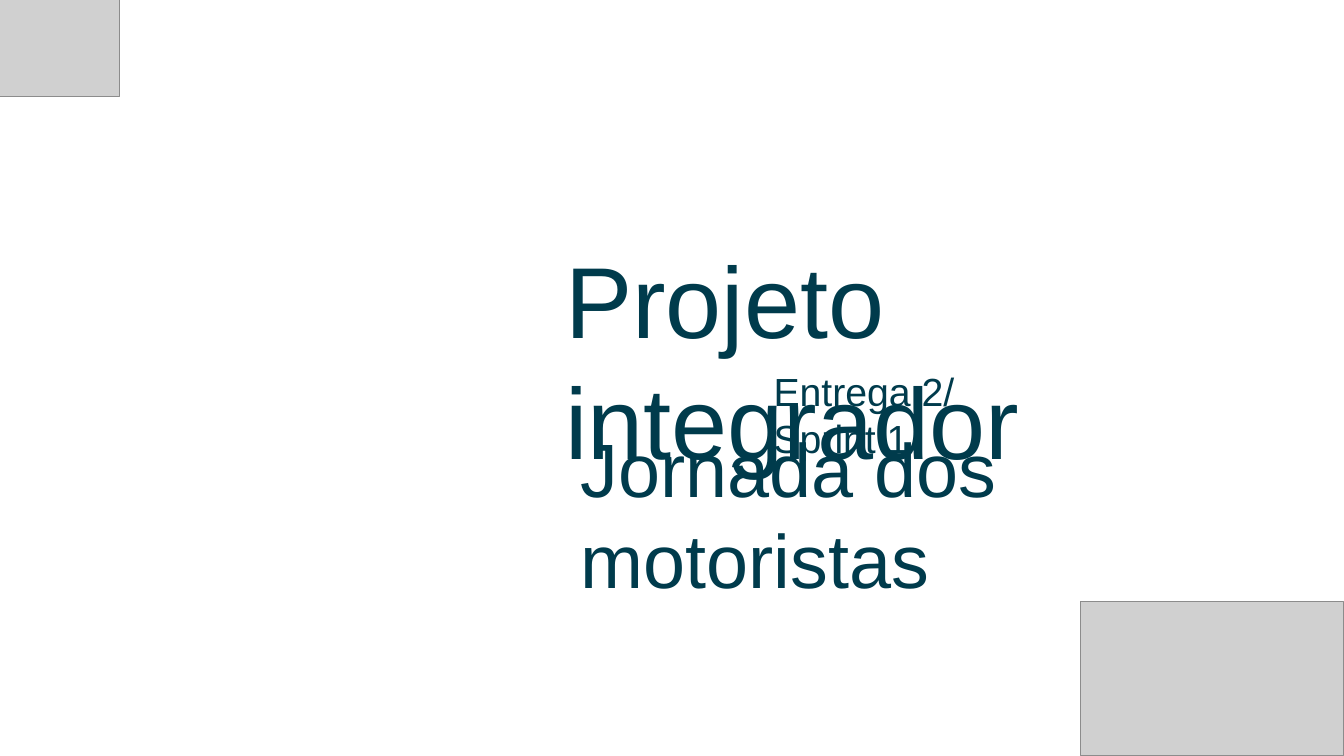
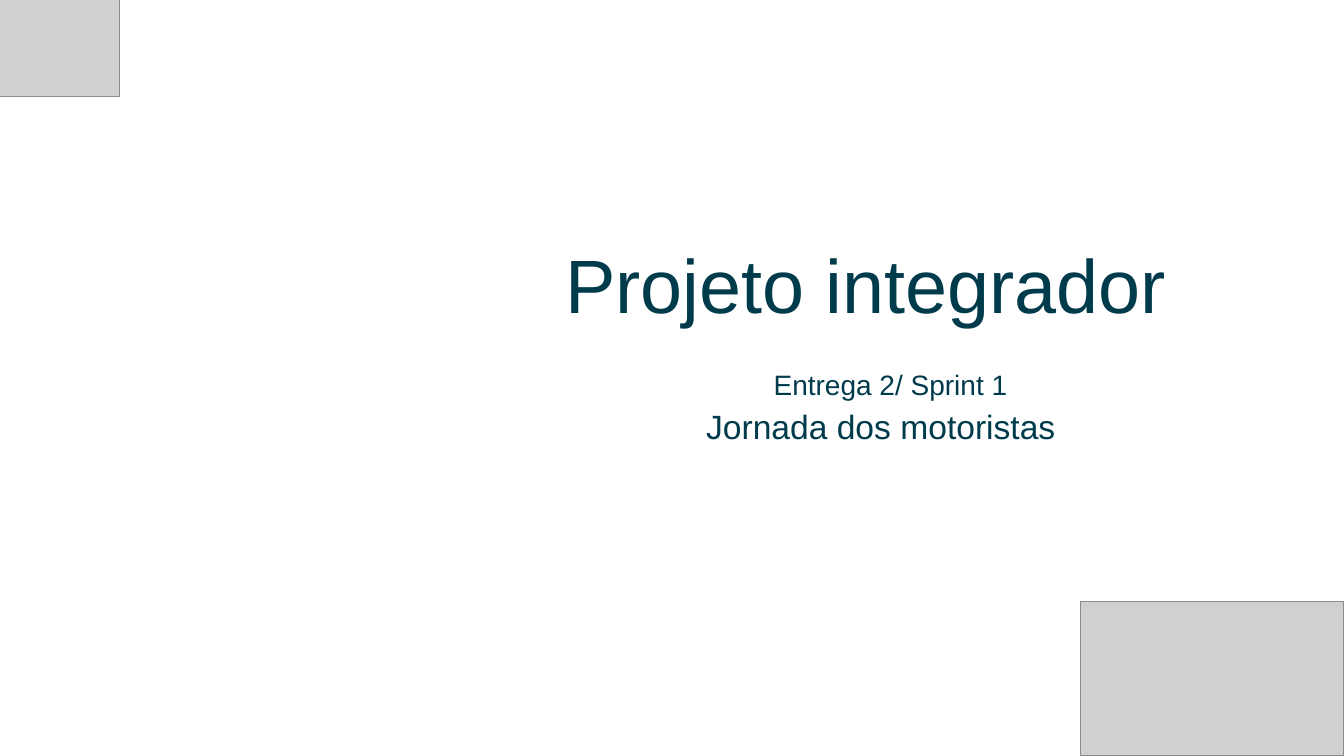
Before and after one commit to Syank/PI-JornadaDeMotoristas, a slide deck: slide 1 of doc/apresentacao_entrega_2/slides_apresentacao_2 PI.pptx. Drawn at 1344x756 pixels with LibreOffice and Linux fonts; fonts in the diff are those of the drawing; grey boxes stand for pictures; background and template pictures are left out. Boxes give left, top, right and bottom in pixels: in the first picture for what was removed or moved away, otherwise in the second. Text is boxed around its words. In the diff, an @@ line names an element or a change of style, - is before the commit and + after.

```diff
--- a/doc/apresentacao_entrega_2/slides_apresentacao_2 PI.pptx
+++ b/doc/apresentacao_entrega_2/slides_apresentacao_2 PI.pptx
@@ text "Projeto integrador" at bbox=[565, 258, 1165, 327]: size 72 to 54 pt @@
@@ text "Entrega 2/ Sprint 1" at bbox=[774, 374, 1008, 400]: size 28 to 20 pt @@
@@ text "Jornada dos motoristas": place and size @@
-text "Jornada dos motoristas" at bbox=[580, 437, 997, 589]
+text "Jornada dos motoristas" at bbox=[706, 414, 1055, 440]
@@ text "Jornada dos motoristas" at bbox=[706, 414, 1055, 440]: size 54 to 24 pt @@
```
Also in this commit, not shown: 1 other slide changed.
